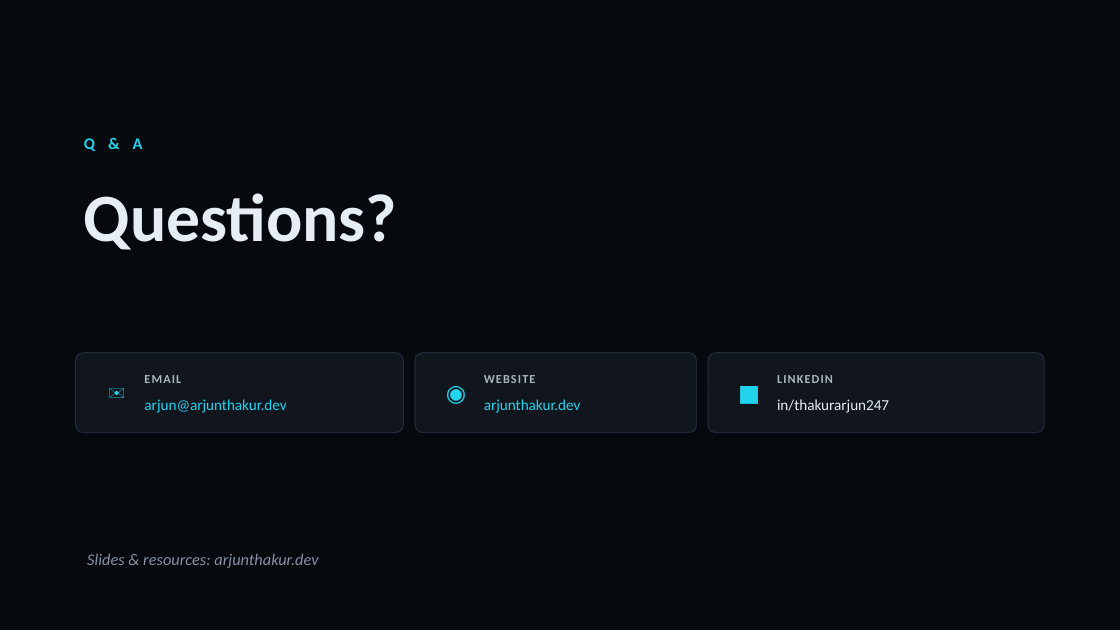
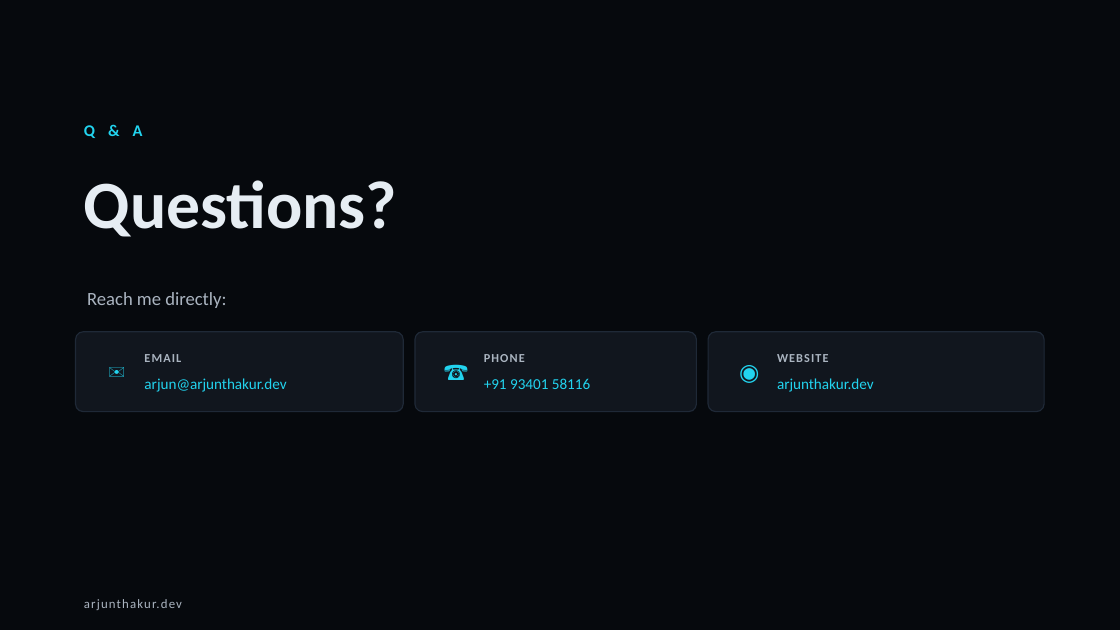
Before and after one commit to thakurarjun247/thakurarjun247.github.io, a slide deck: slide 9 of presentations/Arjun-Thakur-Presentation-Template.pptx. Drawn at 1120x630 pixels with LibreOffice and Linux fonts; fonts in the diff are those of the drawing. Boxes give left, top, right and bottom in pixels: in the first picture for what was removed or moved away, otherwise in the second. Text is boxed around its words. In the diff, an @@ line names an element or a change of style, - is before the commit and + after.

Commit message:
Update presentation template: site footer on every slide, email/phone/website on first + last, drop LinkedIn

```diff
--- a/presentations/Arjun-Thakur-Presentation-Template.pptx
+++ b/presentations/Arjun-Thakur-Presentation-Template.pptx
@@ text "Q & A": place and size @@
-text "Q & A" at <box>84,138,143,151</box>
+text "Q & A" at <box>84,125,143,138</box>
@@ text "Questions?": place and size @@
-text "Questions?" at <box>84,193,397,250</box>
+text "Questions?" at <box>84,180,397,237</box>
@@ text added at <box>87,292,226,308</box>, 16 pt, text #AAB4C0 @@
+Reach me directly:
@@ 3 texts, 3 rounded rectangles: place and size @@
-3 texts, 3 rounded rectangles at <box>76,353,1044,433</box>
+3 texts, 3 rounded rectangles at <box>76,332,1044,412</box>
@@ text at <box>427,334,486,409</box>: text changed @@
-◉
+☎
@@ text added at <box>484,354,525,362</box>, 10.5 pt, text #AAB4C0, bold @@
+PHONE
@@ text at <box>720,334,779,409</box>: text changed @@
-■
+◉
@@ text "WEBSITE": place and size @@
-text "WEBSITE" at <box>484,375,536,383</box>
+text "WEBSITE" at <box>777,354,829,362</box>
@@ text added at <box>484,378,590,389</box>, 13 pt, text #22D3EE @@
++91 93401 58116
@@ text at <box>777,378,874,392</box>: text changed; size 14 to 13 pt; text colour #8592A3 to #22D3EE; italic off @@
-Slides & resources: arjunthakur.dev
+arjunthakur.dev
@@ text removed at <box>777,375,833,383</box> @@
-LINKEDIN
@@ text removed at <box>777,399,889,413</box> @@
-in/thakurarjun247
@@ text "arjunthakur.dev": place and size @@
-text "arjunthakur.dev" at <box>484,399,581,413</box>
+text "arjunthakur.dev" at <box>84,599,182,610</box>
@@ text "arjunthakur.dev" at <box>84,599,182,610</box>: size 13 to 11 pt, text colour #22D3EE to #AAB4C0, letter spacing 0 to 1 pt @@
```
Also in this commit, not shown: 8 other slides changed, 1 other file.
